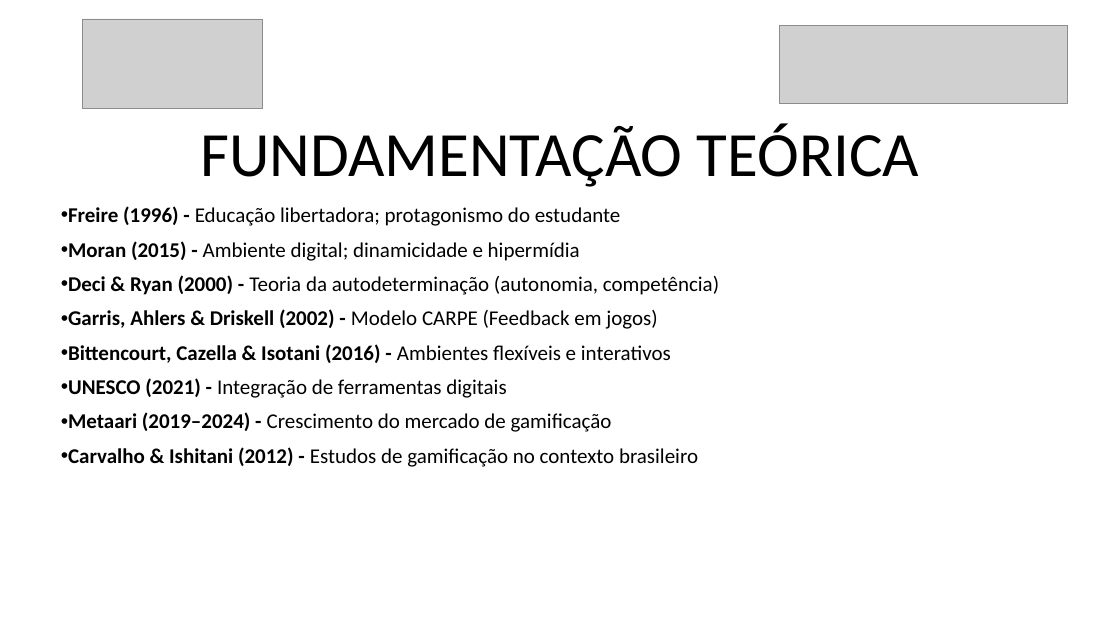
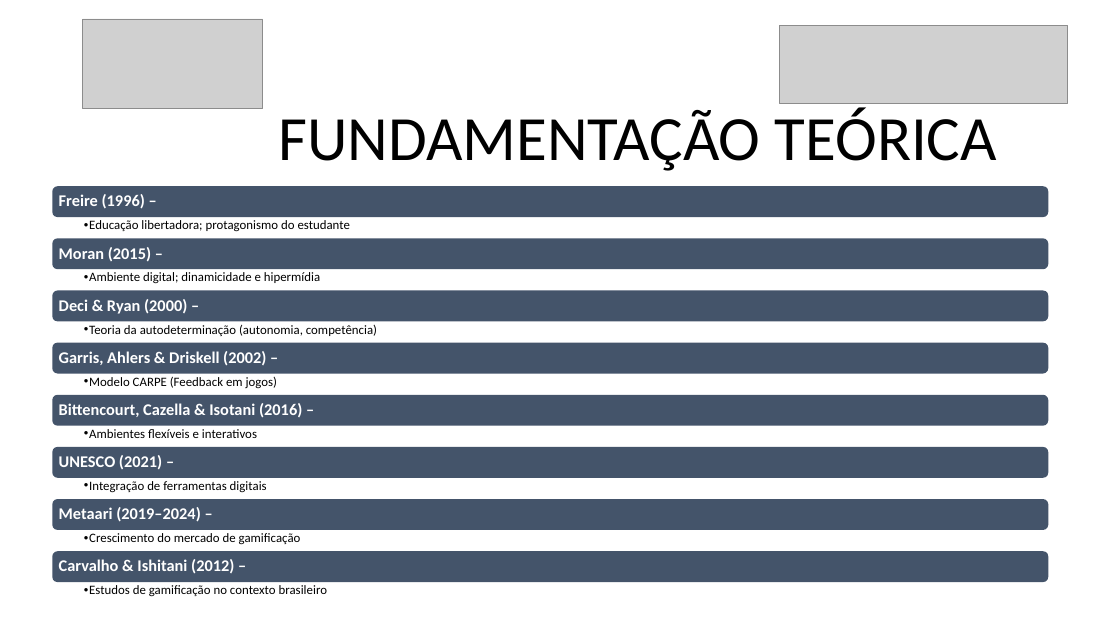
Before and after one commit to danilovaz7/curso-tecnico, a slide deck: slide 6 of liceu/3semestre/projeto integrador/tcc slide.pptx. Drawn at 1120x630 pixels with LibreOffice and Linux fonts; fonts in the diff are those of the drawing; grey boxes stand for pictures. Boxes give left, top, right and bottom in pixels: in the first picture for what was removed or moved away, otherwise in the second. Text is boxed around its words. In the diff, an @@ line names an element or a change of style, - is before the commit and + after.

```diff
--- a/liceu/3semestre/projeto integrador/tcc slide.pptx
+++ b/liceu/3semestre/projeto integrador/tcc slide.pptx
@@ title "FUNDAMENTAÇÃO TEÓRICA" moved from (x1=200, y1=124, x2=919, y2=187) to (x1=278, y1=108, x2=997, y2=171) @@
@@ subtitle removed at (x1=68, y1=206, x2=719, y2=467) @@
-• Freire (1996) - Educação libertadora; protagonismo do estudante
-• Moran (2015) - Ambiente digital; dinamicidade e hipermídia
-• Deci & Ryan (2000) - Teoria da autodeterminação (autonomia, competência)
-• Garris, Ahlers & Driskell (2002) - Modelo CARPE (Feedback em jogos)
-• Bittencourt, Cazella & Isotani (2016) - Ambientes flexíveis e interativos
-• UNESCO (2021) - Integração de ferramentas digitais
-• Metaari (2019–2024) - Crescimento do mercado de gamificação
-• Carvalho & Ishitani (2012) - Estudos de gamificação no contexto brasileiro
@@ group added at (x1=52, y1=187, x2=1049, y2=597): 16 texts, 8 rounded rectangles @@
+Freire (1996) –
+  • Educação libertadora; protagonismo do estudante
+Moran (2015) –
+  • Ambiente digital; dinamicidade e hipermídia
+Deci & Ryan (2000) –
+  • Teoria da autodeterminação (autonomia, competência)
+Garris, Ahlers & Driskell (2002) –
+  • Modelo CARPE (Feedback em jogos)
+Bittencourt, Cazella & Isotani (2016) –
+  • Ambientes flexíveis e interativos
+UNESCO (2021) –
+  • Integração de ferramentas digitais
+Metaari (2019–2024) –
+  • Crescimento do mercado de gamificação
+Carvalho & Ishitani (2012) –
+  • Estudos de gamificação no contexto brasileiro
```
Also in this commit, not shown: 11 other slides changed, 1 slide added, 1 slide removed.
